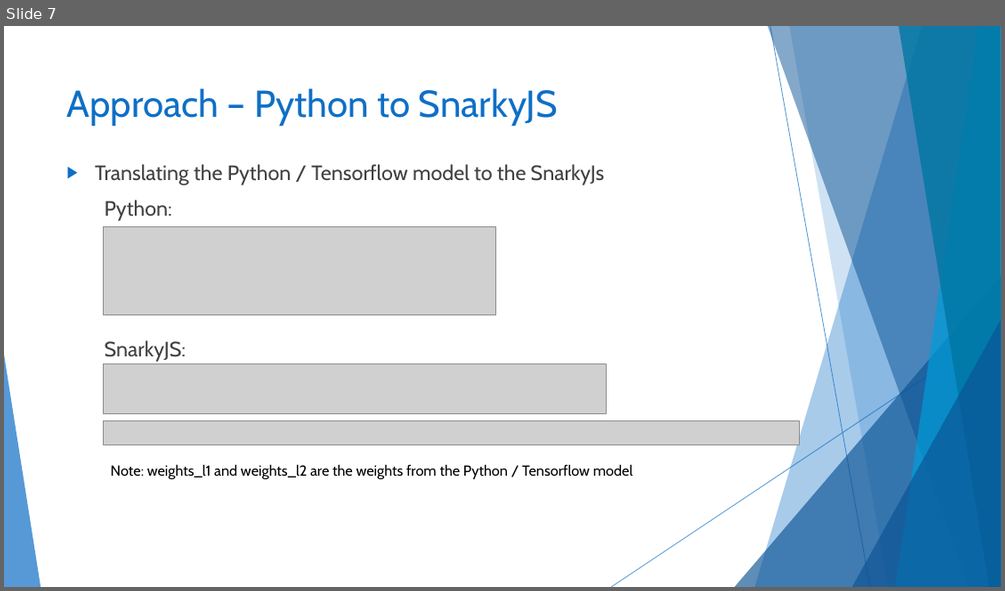
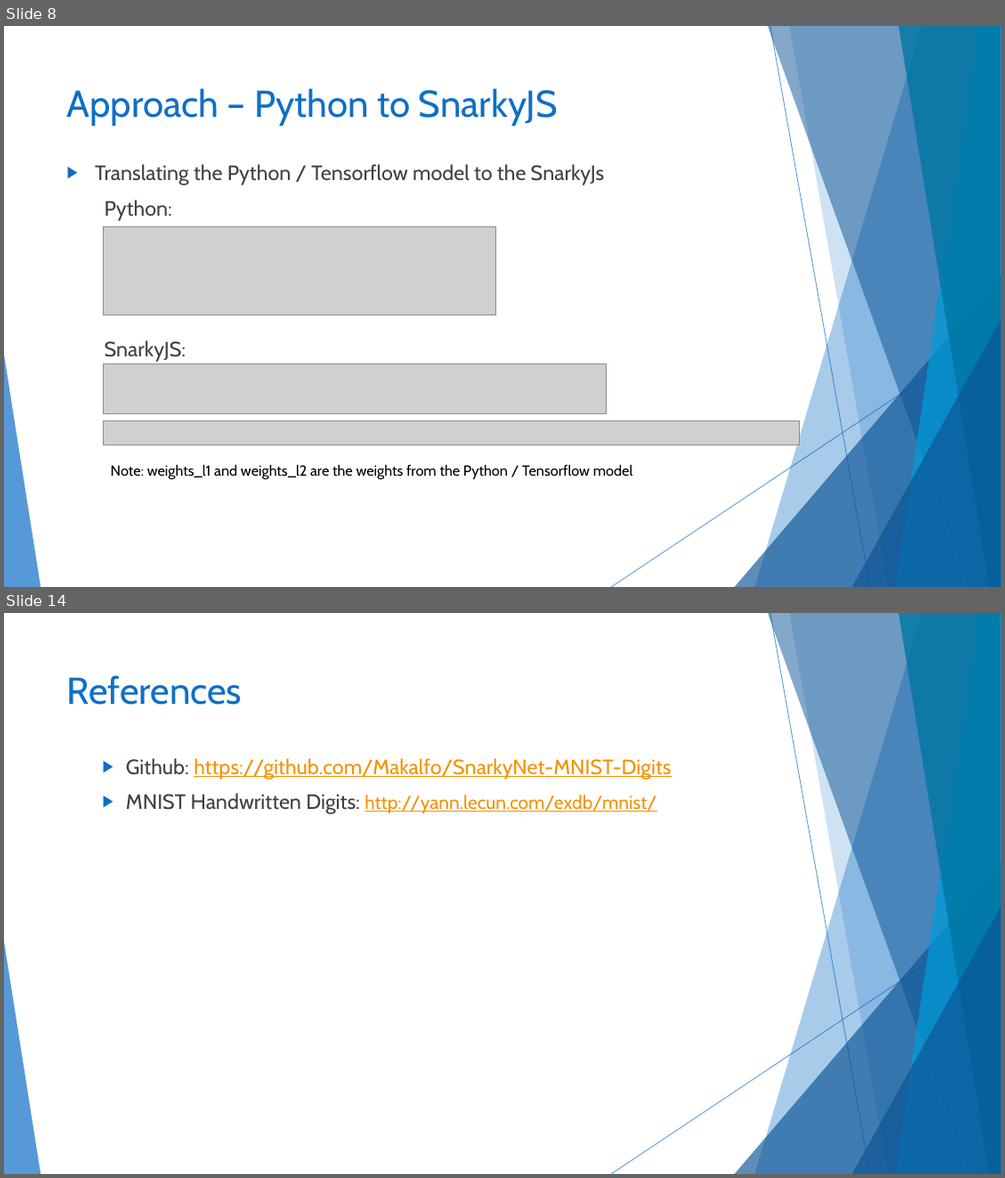
Before and after one commit to gordonfreemanfree/SnarkyNet-MNIST-Digits, a slide deck: Makalfo_Deep_Neural_Network.pptx. Shown one above the other, each under a label of ours: slide 7 before the commit, slides 8 and 14 after it; the slides between them are not shown. The pictures are 1005x591 and 1005x1178 pixels, drawn with LibreOffice and Linux fonts; fonts in the diff are those of the drawing; grey boxes stand for pictures. Boxes give left, top, right and bottom in pixels: in the first picture for what was removed or moved away, otherwise in the second. Text is boxed around its words. In the diff, an @@ line names an element or a change of style, - is before the commit and + after.

```diff
--- a/Makalfo_Deep_Neural_Network.pptx
+++ b/Makalfo_Deep_Neural_Network.pptx
@@ slide 14 added at [4, 613, 1001, 1174], background #FFFFFF; not listed: 10 template elements that a slide beside it also shows @@
@@ title added at [67, 675, 243, 705], 36 pt, text #0F6FC6 @@
+References
@@ text added at [126, 758, 671, 814], 20 pt, text #F49100, underline @@
+  ▶ Github: https://github.com/Makalfo/SnarkyNet-MNIST-Digits
+  ▶ MNIST Handwritten Digits: http://yann.lecun.com/exdb/mnist/
@@ what was slide 7 is now slide 8 @@
```
Also in this commit, not shown: 1 slide changed, 8 other slides added, 15 slides removed.
